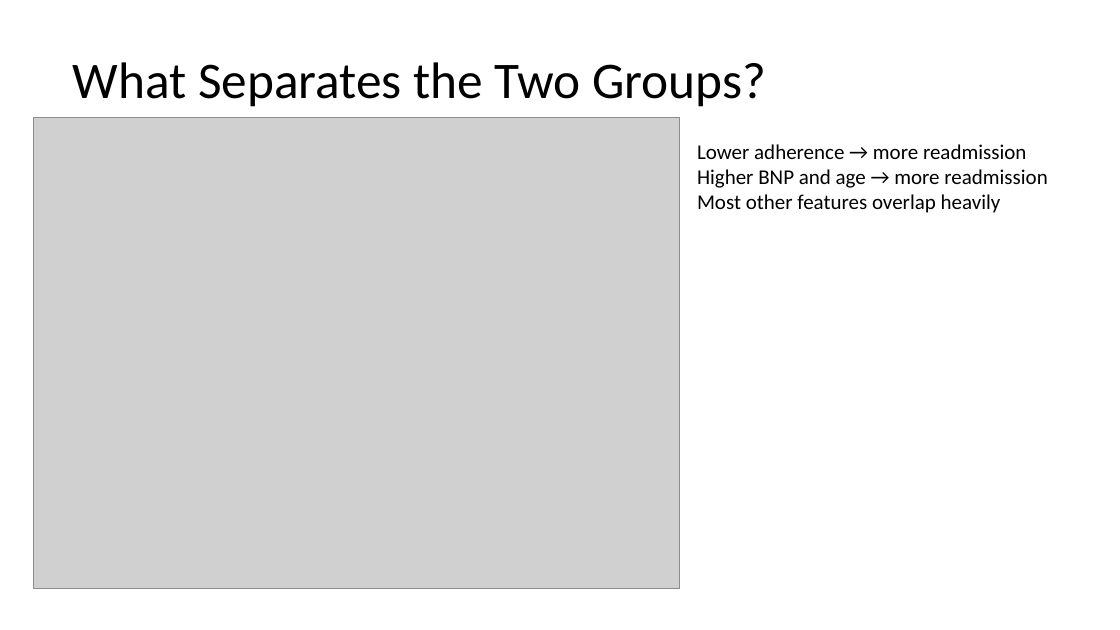
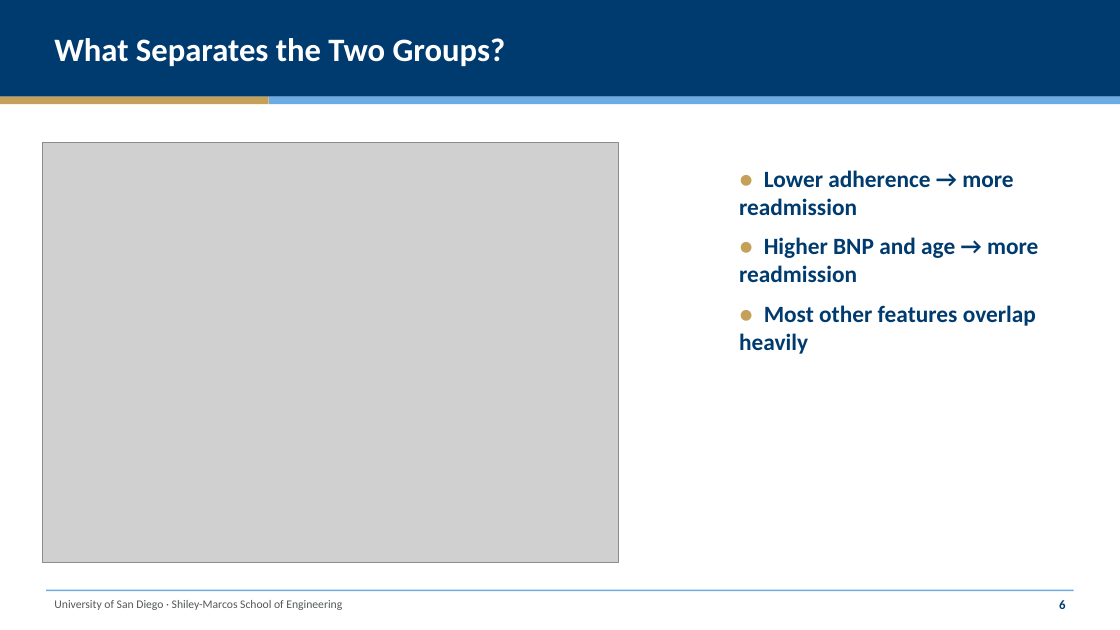
Before and after one commit to gunaphysics/AAI-500-Final-Project, a slide deck: slide 7 of reports/slides.pptx. Drawn at 1120x630 pixels with LibreOffice and Linux fonts; fonts in the diff are those of the drawing; grey boxes stand for pictures. Boxes give left, top, right and bottom in pixels: in the first picture for what was removed or moved away, otherwise in the second. Text is boxed around its words. In the diff, an @@ line names an element or a change of style, - is before the commit and + after.

```diff
--- a/reports/slides.pptx
+++ b/reports/slides.pptx
@@ rectangle added at bbox=[0, 0, 1120, 97], fill #003B70 @@
@@ text "What Separates the Two Groups?": place and size @@
-text "What Separates the Two Groups?" at bbox=[73, 62, 766, 107]
+text "What Separates the Two Groups?" at bbox=[54, 38, 506, 66]
@@ text "What Separates the Two Groups?" at bbox=[54, 38, 506, 66]: size 44 to 28 pt, text colour #000000 to #FFFFFF, bold on; alignment centre to left @@
@@ rectangle added at bbox=[0, 97, 269, 104], fill #C5A059 @@
@@ rectangle added at bbox=[269, 97, 1120, 104], fill #6CACE4 @@
@@ picture: place and size @@
-picture at bbox=[34, 118, 680, 588]
+picture at bbox=[42, 143, 618, 563]
@@ text at bbox=[739, 170, 1038, 354]: text changed; size 18 to 20 pt; text colour #000000 to #003B70; bold on @@
-Lower adherence → more readmission
-Higher BNP and age → more readmission
-Most other features overlap heavily
+● Lower adherence → more readmission
+● Higher BNP and age → more readmission
+● Most other features overlap heavily
@@ rectangle added at bbox=[46, 590, 1074, 592], fill #6CACE4 @@
@@ text added at bbox=[54, 600, 342, 610], 10 pt, text #54585A @@
+University of San Diego · Shiley-Marcos School of Engineering
@@ text added at bbox=[1059, 600, 1065, 609], 11 pt, text #003B70, bold @@
+6
```
Also in this commit, not shown: 13 other slides changed, 2 other files.
